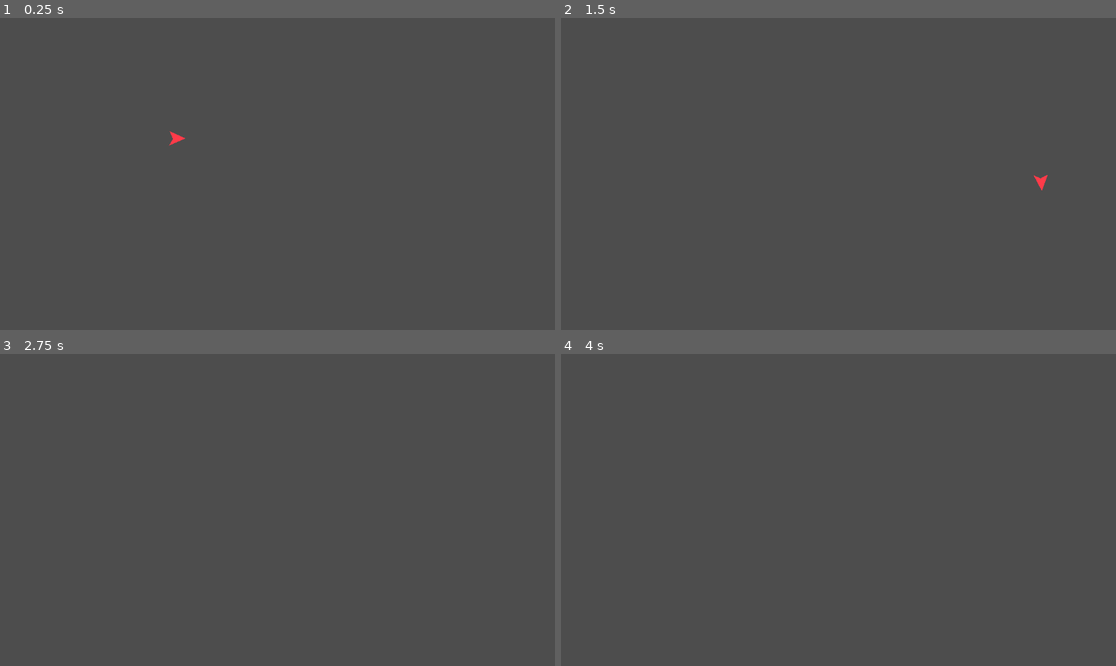
Above: before the commit, frames 1-4 (two rows, left to right).
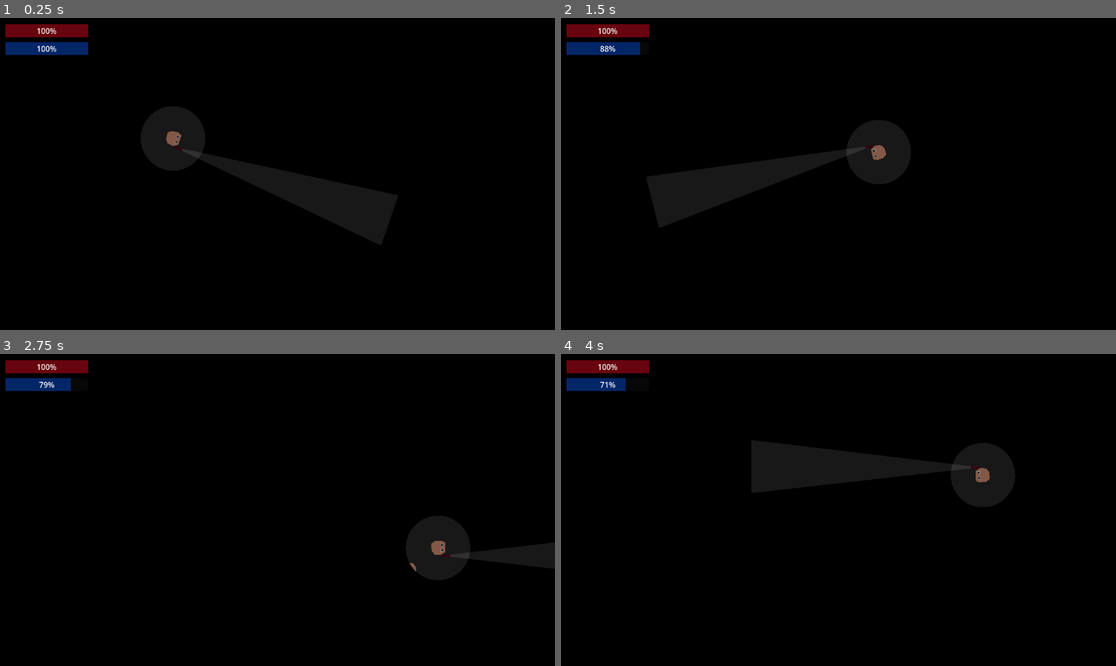
Above: after the commit, the same moments.

Repository: mncc8337/blashout
Game: Godot game, scene res://scenes/main.tscn
Same seed, same stepped clock (60 frames per second), same inputs: the game is played once before the commit and once after it.
Inputs (mouse positions are in pixels of both pictures, inside the frame that each line leads up to):
- Up to frame 1 (0.25 s): no input
- Up to frame 2 (1.5 s): tap Enter at 0.5 s; move the mouse to (960, 158) at 0.52 s; hold D (right) 0.53-1.28 s; tap Shift (run, bound only after the commit) at 0.6, 1.35 s; move the mouse to (727, 189) at 1.27 s; hold S (down) from 1.28 s (still down)
- Up to frame 3 (2.75 s): move the mouse to (333, 441) at 2.02 s; release S (down) at 2.03 s; hold D (right) from 2.03 s (still down); tap Shift (run, bound only after the commit) at 2.1 s
- Up to frame 4 (4 s): move the mouse to (810, 572) at 2.77 s; release D (right) at 2.78 s; hold W (up) 2.78-3.53 s; tap Shift (run, bound only after the commit) at 2.85, 3.6 s; move the mouse to (1005, 556) at 3.52 s; hold A (left) from 3.53 s (still down)

The runs differ from the first frame. In frame 1, 100% of the frame differs, in the area x 0-100%, y 0-100%; in frame 2, 100%; in frame 3, 100%; in frame 4, 100%.

Commit message:
UI: health, stamina bar etc.

Diff:
--- a/project.godot
+++ b/project.godot
@@ -41,6 +41,11 @@
 , Object(InputEventKey,"resource_local_to_scene":false,"resource_name":"","device":-1,"window_id":0,"alt_pressed":false,"shift_pressed":false,"ctrl_pressed":false,"meta_pressed":false,"pressed":false,"keycode":0,"physical_keycode":4194321,"key_label":0,"unicode":0,"echo":false,"script":null)
 ]
 }
+run={
+"deadzone": 0.5,
+"events": [Object(InputEventKey,"resource_local_to_scene":false,"resource_name":"","device":-1,"window_id":0,"alt_pressed":false,"shift_pressed":false,"ctrl_pressed":false,"meta_pressed":false,"pressed":false,"keycode":0,"physical_keycode":4194325,"key_label":0,"unicode":0,"echo":false,"script":null)
+]
+}
 
 [rendering]
 
--- a/scenes/main.tscn
+++ b/scenes/main.tscn
@@ -1,8 +1,119 @@
-[gd_scene load_steps=2 format=3 uid="uid://l0v0ojsdp6s8"]
+[gd_scene load_steps=9 format=3 uid="uid://l0v0ojsdp6s8"]
 
 [ext_resource type="PackedScene" uid="uid://cs0scqiespkx4" path="res://scenes/player.tscn" id="1_ir80p"]
+[ext_resource type="PackedScene" uid="uid://biy8681uytdb" path="res://scenes/wall.tscn" id="2_222mk"]
+[ext_resource type="Script" path="res://scripts/UI.gd" id="3_cbocj"]
+
+[sub_resource type="OccluderPolygon2D" id="OccluderPolygon2D_g4b7h"]
+cull_mode = 1
+polygon = PackedVector2Array(-22.2, -8.2, -22.2, 11.8, -15.2, 15.8, -1.2, 14.8, 6.8, 8.8, 5.8, -5.2, -0.199999, -13.2, -13.2, -14.2)
+
+[sub_resource type="StyleBoxFlat" id="StyleBoxFlat_uhm6t"]
+bg_color = Color(1, 0, 0.0941176, 0.392157)
+
+[sub_resource type="Theme" id="Theme_4ddnc"]
+ProgressBar/styles/fill = SubResource("StyleBoxFlat_uhm6t")
+
+[sub_resource type="StyleBoxFlat" id="StyleBoxFlat_5w0yb"]
+bg_color = Color(0, 0.333333, 1, 0.392157)
+
+[sub_resource type="Theme" id="Theme_bctt7"]
+ProgressBar/styles/fill = SubResource("StyleBoxFlat_5w0yb")
 
 [node name="main" type="Node2D"]
 
+[node name="background" type="Polygon2D" parent="."]
+position = Vector2(0, -3)
+color = Color(0.184314, 0.184314, 0.184314, 1)
+polygon = PackedVector2Array(-169, -181, 1244, -183, 1229, 759, -168, 759)
+
+[node name="CanvasModulate" type="CanvasModulate" parent="."]
+color = Color(0, 0, 0, 1)
+
 [node name="player" parent="." instance=ExtResource("1_ir80p")]
 position = Vector2(359, 250)
+
+[node name="dummy" type="StaticBody2D" parent="."]
+position = Vector2(850, 448)
+
+[node name="body" type="Node2D" parent="dummy"]
+
+[node name="Polygon2D" type="Polygon2D" parent="dummy/body"]
+position = Vector2(7.2, -0.8)
+color = Color(1, 0.678431, 0.545098, 1)
+polygon = PackedVector2Array(-22, -8, -22, 12, -15, 16, -1, 15, 7, 9, 6, -5, 0, -13, -13, -14)
+
+[node name="Polygon2D3" type="Polygon2D" parent="dummy/body"]
+position = Vector2(7.2, -0.8)
+polygon = PackedVector2Array(-19, -6, -16, -8, -12, -7, -12, -3, -15, -1, -18, -2)
+
+[node name="Polygon2D5" type="Polygon2D" parent="dummy/body"]
+position = Vector2(7.2, -0.8)
+color = Color(0, 0, 0, 1)
+polygon = PackedVector2Array(-18, -5, -17, -6, -15, -6, -14, -4, -16, -2, -18, -3)
+
+[node name="Polygon2D4" type="Polygon2D" parent="dummy/body"]
+position = Vector2(7.2, 10.2)
+polygon = PackedVector2Array(-18, -6, -15, -8, -12, -6, -12, -2, -14, -1, -18, -2)
+
+[node name="Polygon2D6" type="Polygon2D" parent="dummy/body"]
+position = Vector2(8.2, 10.2)
+color = Color(0, 0, 0, 1)
+polygon = PackedVector2Array(-18, -5, -17, -6, -15, -6, -14, -4, -16, -2, -18, -3)
+
+[node name="Polygon2D2" type="CollisionPolygon2D" parent="dummy"]
+position = Vector2(7.2, -0.8)
+polygon = PackedVector2Array(-22, -8, -22, 12, -15, 16, -1, 15, 7, 9, 6, -5, 0, -13, -13, -14)
+
+[node name="Polygon2D7" type="LightOccluder2D" parent="dummy"]
+position = Vector2(7.38, -0.6)
+occluder = SubResource("OccluderPolygon2D_g4b7h")
+
+[node name="walls" type="Node2D" parent="."]
+
+[node name="wall" parent="walls" instance=ExtResource("2_222mk")]
+position = Vector2(0, 324)
+scale = Vector2(1, 648)
+
+[node name="wall3" parent="walls" instance=ExtResource("2_222mk")]
+position = Vector2(576, 0)
+scale = Vector2(1152, 1e-05)
+
+[node name="wall4" parent="walls" instance=ExtResource("2_222mk")]
+position = Vector2(576, 648)
+scale = Vector2(1152, 1e-05)
+
+[node name="wall2" parent="walls" instance=ExtResource("2_222mk")]
+position = Vector2(1153, 324)
+scale = Vector2(1, 648)
+
+[node name="Camera2D" type="Camera2D" parent="."]
+offset = Vector2(576, 324)
+
+[node name="UI" type="CanvasLayer" parent="." node_paths=PackedStringArray("player")]
+script = ExtResource("3_cbocj")
+player = NodePath("../player")
+
+[node name="healthbar" type="ProgressBar" parent="UI"]
+offset_left = 11.0
+offset_top = 13.0
+offset_right = 183.0
+offset_bottom = 40.0
+theme = SubResource("Theme_4ddnc")
+value = 75.0
+
+[node name="staminabar" type="ProgressBar" parent="UI"]
+offset_left = 11.0
+offset_top = 50.0
+offset_right = 183.0
+offset_bottom = 77.0
+theme = SubResource("Theme_bctt7")
+value = 75.0
+
+[node name="exhauted" type="Label" parent="UI"]
+offset_left = 11.0
+offset_top = 87.0
+offset_right = 183.0
+offset_bottom = 114.0
+theme = SubResource("Theme_bctt7")
+text = "concu chim"
--- a/scenes/player.tscn
+++ b/scenes/player.tscn
@@ -1,13 +1,67 @@
-[gd_scene load_steps=2 format=3 uid="uid://cs0scqiespkx4"]
+[gd_scene load_steps=5 format=3 uid="uid://cs0scqiespkx4"]
 
 [ext_resource type="Script" path="res://scripts/player.gd" id="1_kgmdb"]
+[ext_resource type="Texture2D" uid="uid://sl0vc74q2ly" path="res://imgs/light.png" id="2_yr8mj"]
+[ext_resource type="Texture2D" uid="uid://ms00oskxpk00" path="res://imgs/vision.png" id="3_gigwj"]
+
+[sub_resource type="OccluderPolygon2D" id="OccluderPolygon2D_g4b7h"]
+cull_mode = 1
+polygon = PackedVector2Array(-22.2, -8.2, -22.2, 11.8, -15.2, 15.8, -1.2, 14.8, 6.8, 8.8, 5.8, -5.2, -0.199999, -13.2, -13.2, -14.2)
 
 [node name="player" type="CharacterBody2D"]
 script = ExtResource("1_kgmdb")
 
-[node name="Polygon2D" type="Polygon2D" parent="."]
-color = Color(1, 0.235294, 0.286275, 1)
-polygon = PackedVector2Array(-26, 0, 8, -15, 0, -1, 7, 15)
+[node name="body" type="Node2D" parent="."]
+
+[node name="Polygon2D" type="Polygon2D" parent="body"]
+position = Vector2(7.2, -0.8)
+color = Color(1, 0.678431, 0.545098, 1)
+polygon = PackedVector2Array(-22, -8, -22, 12, -15, 16, -1, 15, 7, 9, 6, -5, 0, -13, -13, -14)
+
+[node name="Polygon2D3" type="Polygon2D" parent="body"]
+position = Vector2(7.2, -0.8)
+polygon = PackedVector2Array(-19, -6, -16, -8, -12, -7, -12, -3, -15, -1, -18, -2)
+
+[node name="Polygon2D5" type="Polygon2D" parent="body"]
+position = Vector2(7.2, -0.8)
+color = Color(0, 0, 0, 1)
+polygon = PackedVector2Array(-18, -5, -17, -6, -15, -6, -14, -4, -16, -2, -18, -3)
+
+[node name="Polygon2D4" type="Polygon2D" parent="body"]
+position = Vector2(7.2, 10.2)
+polygon = PackedVector2Array(-18, -6, -15, -8, -12, -6, -12, -2, -14, -1, -18, -2)
+
+[node name="Polygon2D6" type="Polygon2D" parent="body"]
+position = Vector2(8.2, 10.2)
+color = Color(0, 0, 0, 1)
+polygon = PackedVector2Array(-18, -5, -17, -6, -15, -6, -14, -4, -16, -2, -18, -3)
+
+[node name="flashlight_model" type="Node2D" parent="."]
+
+[node name="Polygon2D" type="Polygon2D" parent="flashlight_model"]
+position = Vector2(-11, 2)
+color = Color(0.427451, 0, 0.12549, 1)
+polygon = PackedVector2Array(4, -16, 4, -20, -11, -20, -12, -21, -14, -20, -14, -16, -12, -15, -11, -16)
 
 [node name="Polygon2D2" type="CollisionPolygon2D" parent="."]
-polygon = PackedVector2Array(-26, 0, 8, -15, 0, -1, 7, 15)
+position = Vector2(7.2, -0.8)
+polygon = PackedVector2Array(-22, -8, -22, 12, -15, 16, -1, 15, 7, 9, 6, -5, 0, -13, -13, -14)
+
+[node name="lightoccluder" type="LightOccluder2D" parent="."]
+position = Vector2(7.38, -0.6)
+occluder = SubResource("OccluderPolygon2D_g4b7h")
+
+[node name="flashlight" type="PointLight2D" parent="."]
+position = Vector2(-25, -16)
+rotation = 3.14159
+scale = Vector2(0.152, 0.11)
+range_z_max = 3000
+shadow_enabled = true
+texture = ExtResource("2_yr8mj")
+offset = Vector2(1500, 0)
+height = 1000.0
+
+[node name="vision" type="PointLight2D" parent="."]
+scale = Vector2(0.08, 0.08)
+texture = ExtResource("3_gigwj")
+texture_scale = 2.5
--- a/scenes/wall.tscn
+++ b/scenes/wall.tscn
@@ -1,14 +1,19 @@
-[gd_scene load_steps=4 format=3 uid="uid://biy8681uytdb"]
+[gd_scene load_steps=5 format=3 uid="uid://biy8681uytdb"]
 
 [sub_resource type="Gradient" id="Gradient_0c3kj"]
 colors = PackedColorArray(1, 0, 0.14902, 1, 0.603922, 0.309804, 1, 1)
 
 [sub_resource type="GradientTexture2D" id="GradientTexture2D_0o0ah"]
 gradient = SubResource("Gradient_0c3kj")
+width = 1
+height = 1
 fill_to = Vector2(1, 1)
 
 [sub_resource type="RectangleShape2D" id="RectangleShape2D_gp42o"]
-size = Vector2(64, 64)
+size = Vector2(1, 1)
+
+[sub_resource type="OccluderPolygon2D" id="OccluderPolygon2D_ggehi"]
+polygon = PackedVector2Array(0, -1, 1, -1, 1, 0, 0, 0)
 
 [node name="wall" type="StaticBody2D"]
 
@@ -17,3 +22,7 @@
 
 [node name="CollisionShape2D" type="CollisionShape2D" parent="."]
 shape = SubResource("RectangleShape2D_gp42o")
+
+[node name="LightOccluder2D" type="LightOccluder2D" parent="."]
+position = Vector2(-0.5, 0.5)
+occluder = SubResource("OccluderPolygon2D_ggehi")
--- /dev/null
+++ b/scripts/UI.gd
@@ -0,0 +1,10 @@
+extends CanvasLayer
+@export var player: CharacterBody2D
+
+func _process(delta):
+	$healthbar.value = player.health
+	$staminabar.value = player.stamina
+	if player.is_exhauted:
+		$exhauted.text = "Exhauted!"
+	else:
+		$exhauted.text = ""
--- a/scripts/player.gd
+++ b/scripts/player.gd
@@ -1,18 +1,30 @@
 extends CharacterBody2D
 
-const SPEED = 100.0
+const SPEED = 20.0
 const FRICTION = 0.1
 
-var last_dir = Vector2(1, 0)
+var viewport
+var camera
+
 var current_dir = Vector2(1, 0)
+var is_running = false
+
+var health = 100
+var stamina = 100
+var is_exhauted = false
 
 func sign(x):
 	if x < 0:
 		return -1
 	return 1
 
+func _ready():
+	viewport = get_viewport()
+	camera = viewport.get_camera_2d()
+
 func _physics_process(delta):
 	var dir = Vector2.ZERO
+	var speed_multiplier = 1
 	if Input.is_action_pressed("up"):
 		dir += Vector2(0, -1)
 	if Input.is_action_pressed("down"):
@@ -21,15 +33,35 @@
 		dir += Vector2(-1, 0)
 	if Input.is_action_pressed("right"):
 		dir += Vector2(1, 0)
+	if Input.is_action_just_pressed("run"):
+		is_running = !is_running
 	dir = dir.normalized()
-	velocity += dir.normalized() * SPEED
 
-	if dir == Vector2.ZERO:
-		dir = last_dir
-	last_dir = dir
-	current_dir = current_dir.lerp(dir, 0.2)
+	if is_exhauted:
+		is_running = false
+		speed_multiplier = clamp((stamina + 10) / 100, 0, 1)
+	if is_running:
+		speed_multiplier = 2.5
+	velocity += dir.normalized() * SPEED * speed_multiplier
 
-	look_at(-current_dir + position)
+	if dir == Vector2.ZERO or speed_multiplier < 0.5:
+		if stamina < 100:
+			stamina += 0.25
+		else:
+			is_exhauted = false
+	if is_running and dir != Vector2.ZERO:
+		if stamina > 0:
+			stamina -= 0.25
+		else:
+			is_exhauted = true
+			stamina = 0
+
+	if dir == Vector2.ZERO or !is_running:
+		look_at(viewport.get_mouse_position() + camera.position)
+	else:
+		current_dir = current_dir.lerp(dir, 0.2)
+		look_at(current_dir + position)
+	rotation += PI
 
 	velocity *= 1 - FRICTION
 
Binary file added: imgs/light.png
Not shown, added: imgs/light.png.import
Binary file added: imgs/vision.png
Not shown, added: imgs/vision.png.import
